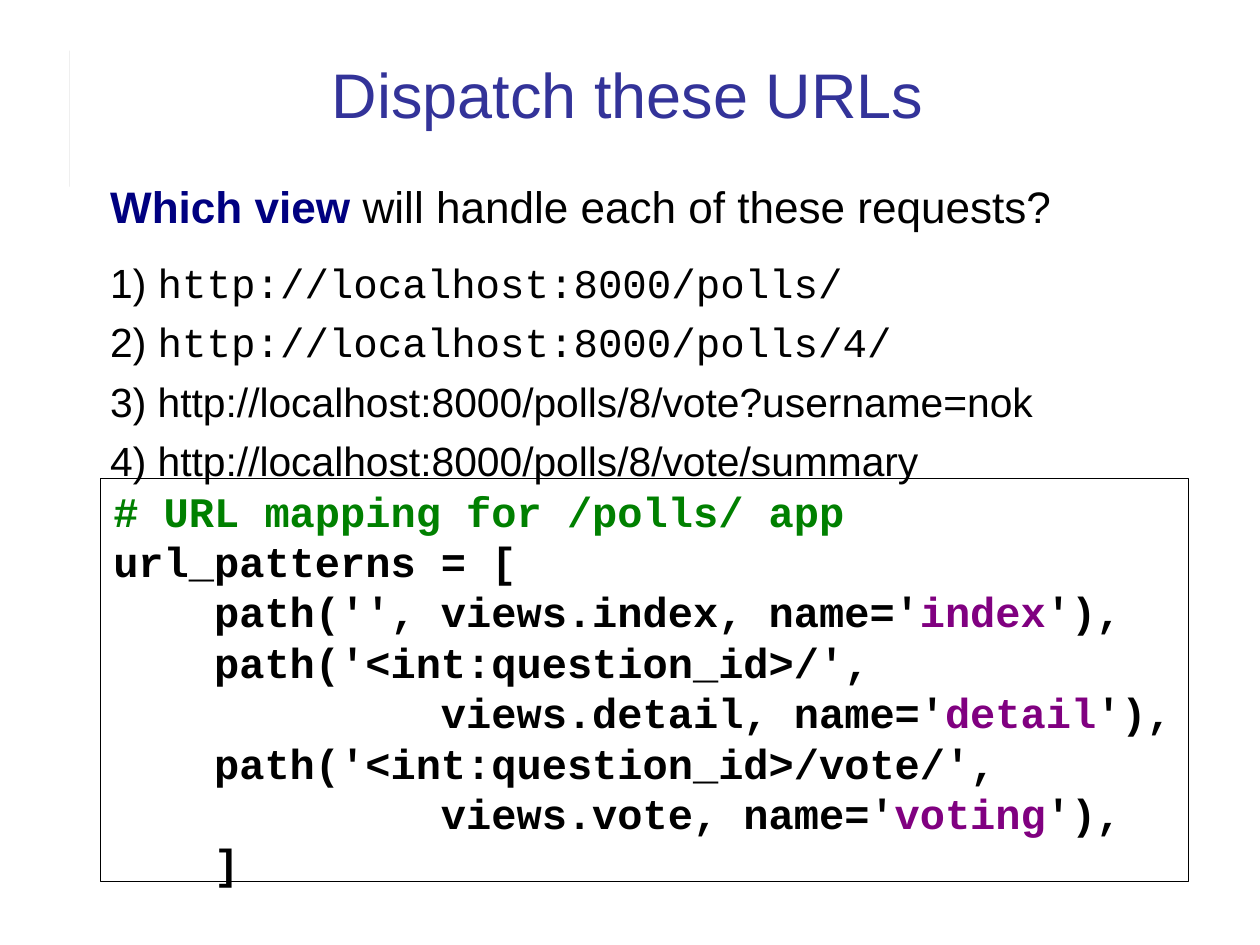
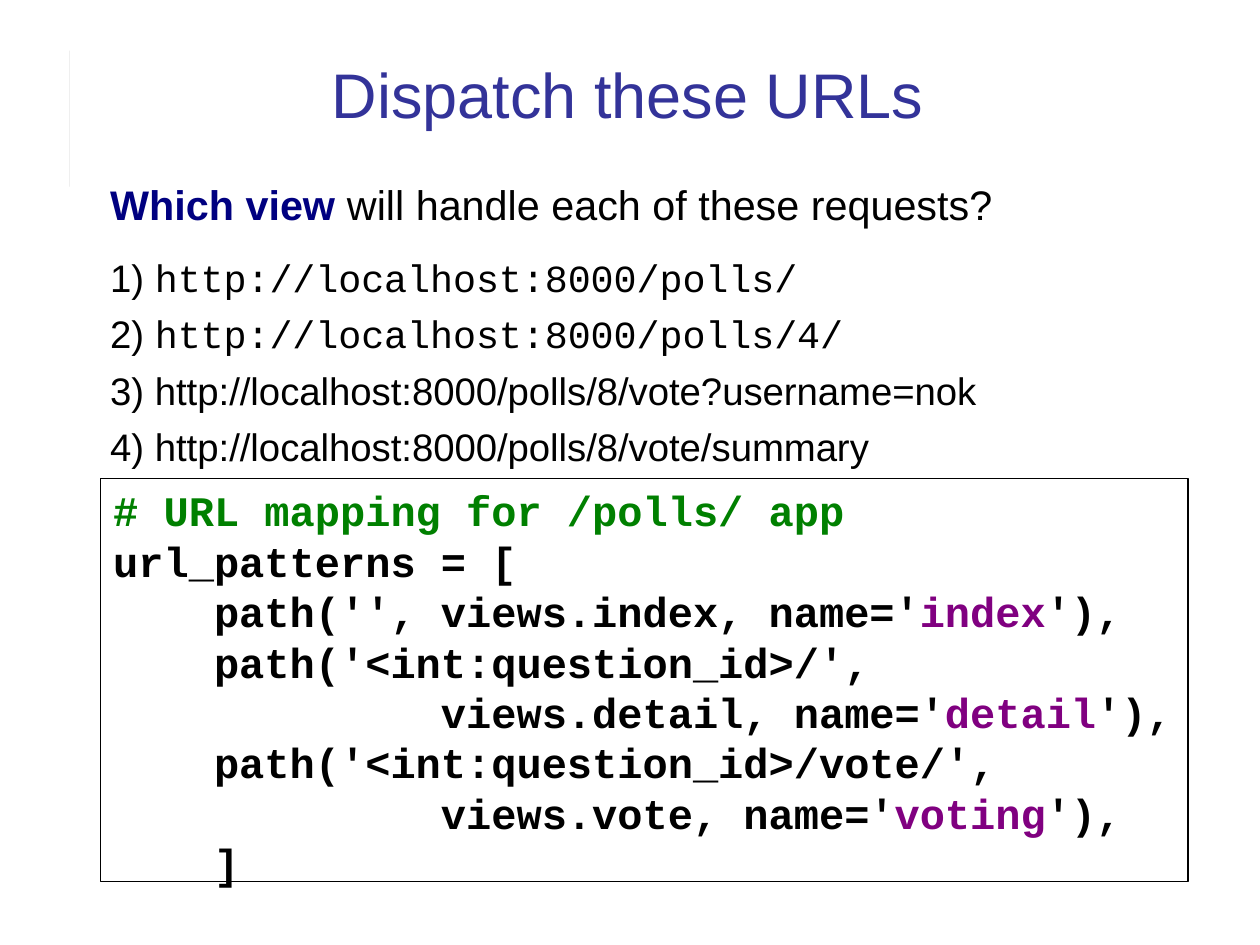
Before and after one commit to cpske/ISP, a slide deck: slide 14 of django/Django-review-1.pptx. Drawn at 1260x945 pixels with LibreOffice and Linux fonts; fonts in the diff are those of the drawing. Boxes give left, top, right and bottom in pixels: in the first picture for what was removed or moved away, otherwise in the second. Text is boxed around its words. In the diff, an @@ line names an element or a change of style, - is before the commit and + after.

```diff
--- a/django/Django-review-1.pptx
+++ b/django/Django-review-1.pptx
@@ text "Which view will handle each ..." at box(110, 190, 992, 469): size 25.2 to 23.7 pt in "Which view will handle each of these ..."; size 23.3 to 21.8 pt in "1) http://localhost:8000/polls/", "2) http://localhost:8000/polls/4/", "3) http://localhost:8000/polls/8/vote?username=nok", "4) http://localhost:8000/polls/8/vote/summary"; more space between paragraphs @@
```
Also in this commit, not shown: 14 other slides changed, 1 slide added, 1 slide removed, 1 other file.
